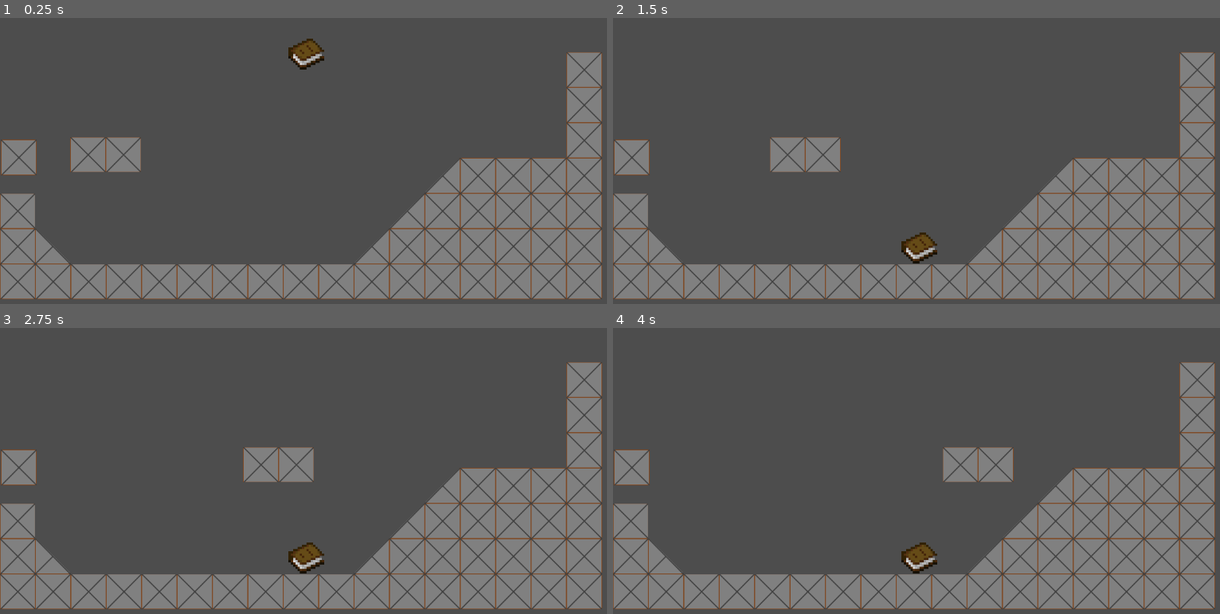
Above: before the commit, frames 1-4 (two rows, left to right).
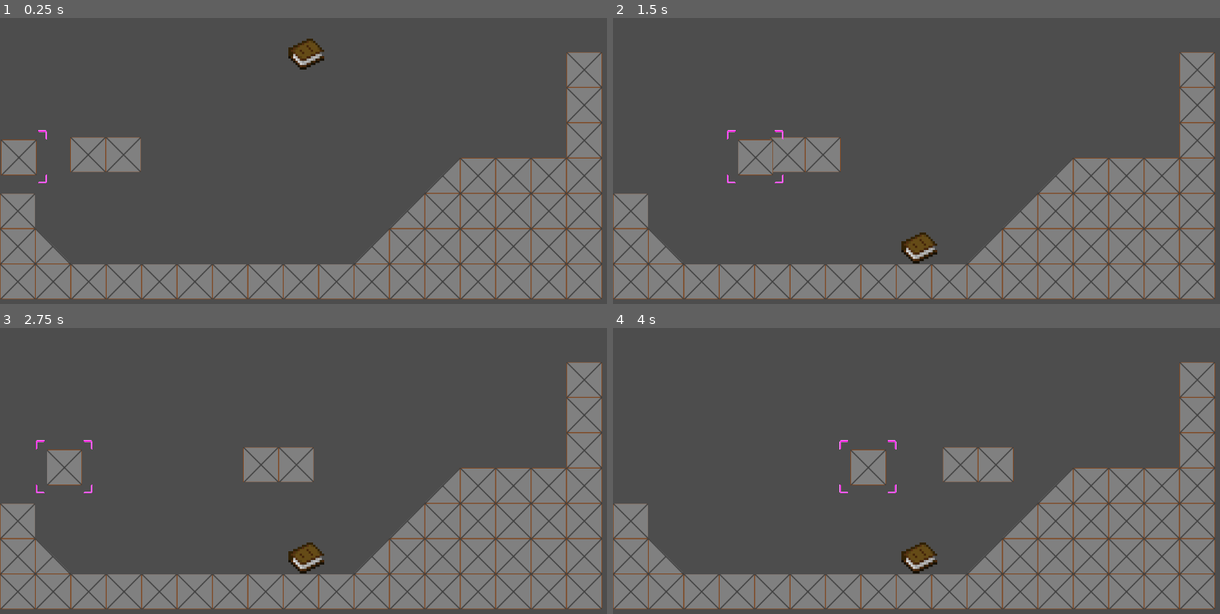
Above: after the commit, the same moments.

Repository: Arti-Dev/LucidNightmaresDemo
Game: Godot game, scene res://scenes/level.tscn
Same seed, same stepped clock (60 frames per second), same inputs: the game is played once before the commit and once after it.
Inputs:
- Up to frame 1 (0.25 s): no input
- Up to frame 2 (1.5 s): hold Right (TelekineticRight, bound only after the commit) from 0.53 s (still down); tap Space (PlayerJump) at 0.77 s
- Up to frame 3 (2.75 s): tap Space (PlayerJump) at 1.52 s; release Right (TelekineticRight, bound only after the commit) at 2.03 s; hold Left (TelekineticLeft, bound only after the commit) from 2.03 s (still down)
- Up to frame 4 (4 s): release Left (TelekineticLeft, bound only after the commit) at 2.78 s; hold Right (TelekineticRight, bound only after the commit) from 2.78 s (still down); tap Space (PlayerJump) at 3.02, 3.77 s

The runs differ from the first frame. In frame 1, less than 0.1% of the frame differs, in the area x 6-8%, y 39-58%; in frame 2, 1.4%; in frame 3, 1.4%; in frame 4, 1.4%, in the area x 0-47%, y 39-58%.

Commit message:
Change Free Tile to CharacterBody2D

Diff:
--- a/project.godot
+++ b/project.godot
@@ -36,3 +36,23 @@
 "events": [Object(InputEventKey,"resource_local_to_scene":false,"resource_name":"","device":-1,"window_id":0,"alt_press …(191 unchanged characters)…
 ]
 }
+TelekineticLeft={
+"deadzone": 0.5,
+"events": [Object(InputEventKey,"resource_local_to_scene":false,"resource_name":"","device":-1,"window_id":0,"alt_pressed":false,"shift_pressed":false,"ctrl_pressed":false,"meta_pressed":false,"pressed":false,"keycode":0,"physical_keycode":4194319,"key_label":0,"unicode":0,"location":0,"echo":false,"script":null)
+]
+}
+TelekineticRight={
+"deadzone": 0.5,
+"events": [Object(InputEventKey,"resource_local_to_scene":false,"resource_name":"","device":-1,"window_id":0,"alt_pressed":false,"shift_pressed":false,"ctrl_pressed":false,"meta_pressed":false,"pressed":false,"keycode":0,"physical_keycode":4194321,"key_label":0,"unicode":0,"location":0,"echo":false,"script":null)
+]
+}
+TelekineticUp={
+"deadzone": 0.5,
+"events": [Object(InputEventKey,"resource_local_to_scene":false,"resource_name":"","device":-1,"window_id":0,"alt_pressed":false,"shift_pressed":false,"ctrl_pressed":false,"meta_pressed":false,"pressed":false,"keycode":0,"physical_keycode":4194320,"key_label":0,"unicode":0,"location":0,"echo":false,"script":null)
+]
+}
+TelekineticDown={
+"deadzone": 0.5,
+"events": [Object(InputEventKey,"resource_local_to_scene":false,"resource_name":"","device":-1,"window_id":0,"alt_pressed":false,"shift_pressed":false,"ctrl_pressed":false,"meta_pressed":false,"pressed":false,"keycode":0,"physical_keycode":4194322,"key_label":0,"unicode":0,"location":0,"echo":false,"script":null)
+]
+}
--- a/scenes/free_tile.tscn
+++ b/scenes/free_tile.tscn
@@ -21,18 +21,17 @@
 [node name="FreeTile" type="Node2D"]
 script = ExtResource("1_lnyvo")
 
-[node name="AnimatableBody2D" type="AnimatableBody2D" parent="."]
+[node name="CharacterBody2D" type="CharacterBody2D" parent="."]
 
-[node name="TileMapLayer" type="TileMapLayer" parent="AnimatableBody2D"]
+[node name="TileMapLayer" type="TileMapLayer" parent="CharacterBody2D"]
 tile_map_data = PackedByteArray(0, 0, 0, 0, 0, 0, 0, 0, 0, 0, 0, 0, 0, 0)
 tile_set = SubResource("TileSet_j45mj")
 
-[node name="CollisionShape2D" type="CollisionShape2D" parent="AnimatableBody2D"]
+[node name="CollisionShape2D" type="CollisionShape2D" parent="CharacterBody2D"]
 position = Vector2(32, 31)
 shape = SubResource("RectangleShape2D_pn0ws")
 
-[node name="Marker" parent="." instance=ExtResource("3_cd43f")]
-visible = false
+[node name="Marker" parent="CharacterBody2D" instance=ExtResource("3_cd43f")]
 offset_left = -20.0
 offset_top = -17.0
 offset_right = 83.0
--- a/scenes/marker.tscn
+++ b/scenes/marker.tscn
@@ -1,9 +1,9 @@
 [gd_scene load_steps=5 format=3 uid="uid://df73nfep6qcjo"]
 
-[ext_resource type="Texture2D" path="res://assets/top-left.png" id="1_j8vxc"]
-[ext_resource type="Texture2D" path="res://assets/top-right.png" id="2_1ajjs"]
-[ext_resource type="Texture2D" path="res://assets/bottom-left.png" id="3_pp266"]
-[ext_resource type="Texture2D" path="res://assets/bottom-right.png" id="4_2yiqt"]
+[ext_resource type="Texture2D" uid="uid://btughrahya0dg" path="res://assets/marker/top-left.png" id="1_j8vxc"]
+[ext_resource type="Texture2D" uid="uid://gq8hr343h17u" path="res://assets/marker/top-right.png" id="2_1ajjs"]
+[ext_resource type="Texture2D" uid="uid://cwyad1xdvhp3y" path="res://assets/marker/bottom-left.png" id="3_pp266"]
+[ext_resource type="Texture2D" uid="uid://d1johdl5wh6xd" path="res://assets/marker/bottom-right.png" id="4_2yiqt"]
 
 [node name="ColorRect" type="ColorRect"]
 offset_right = 98.0
--- a/scripts/free_tile.gd
+++ b/scripts/free_tile.gd
@@ -1,16 +1,26 @@
 extends TelekineticObject
 
-@onready var animBody = $AnimatableBody2D
-@onready var marker = $Marker
+@onready var charBody = $CharacterBody2D
+@onready var marker = $CharacterBody2D/Marker
+
+var maxSpeed = 300
+var friction = 50
 
 # Called when the node enters the scene tree for the first time.
 func _ready() -> void:
-	marker.visible = false
+	marker.visible = true
+	is_selected = true
 
 
 # Called every frame. 'delta' is the elapsed time since the previous frame.
 func _process(delta: float) -> void:
-	pass
+	if is_selected:
+		# calculate direction to go
+		var x = Input.get_axis("TelekineticLeft", "TelekineticRight")
+		var y = Input.get_axis("TelekineticUp", "TelekineticDown")
+		var dir: Vector2 = Vector2(x, y)
+		charBody.velocity = dir * maxSpeed
+	charBody.move_and_slide()
 
 func set_selected(boo: bool):
 	is_selected = boo
